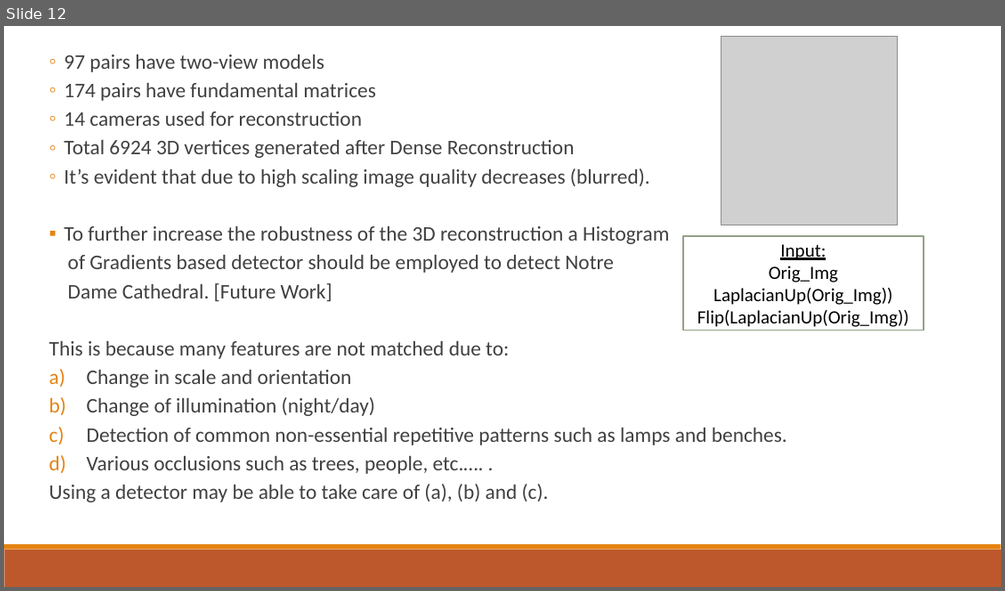
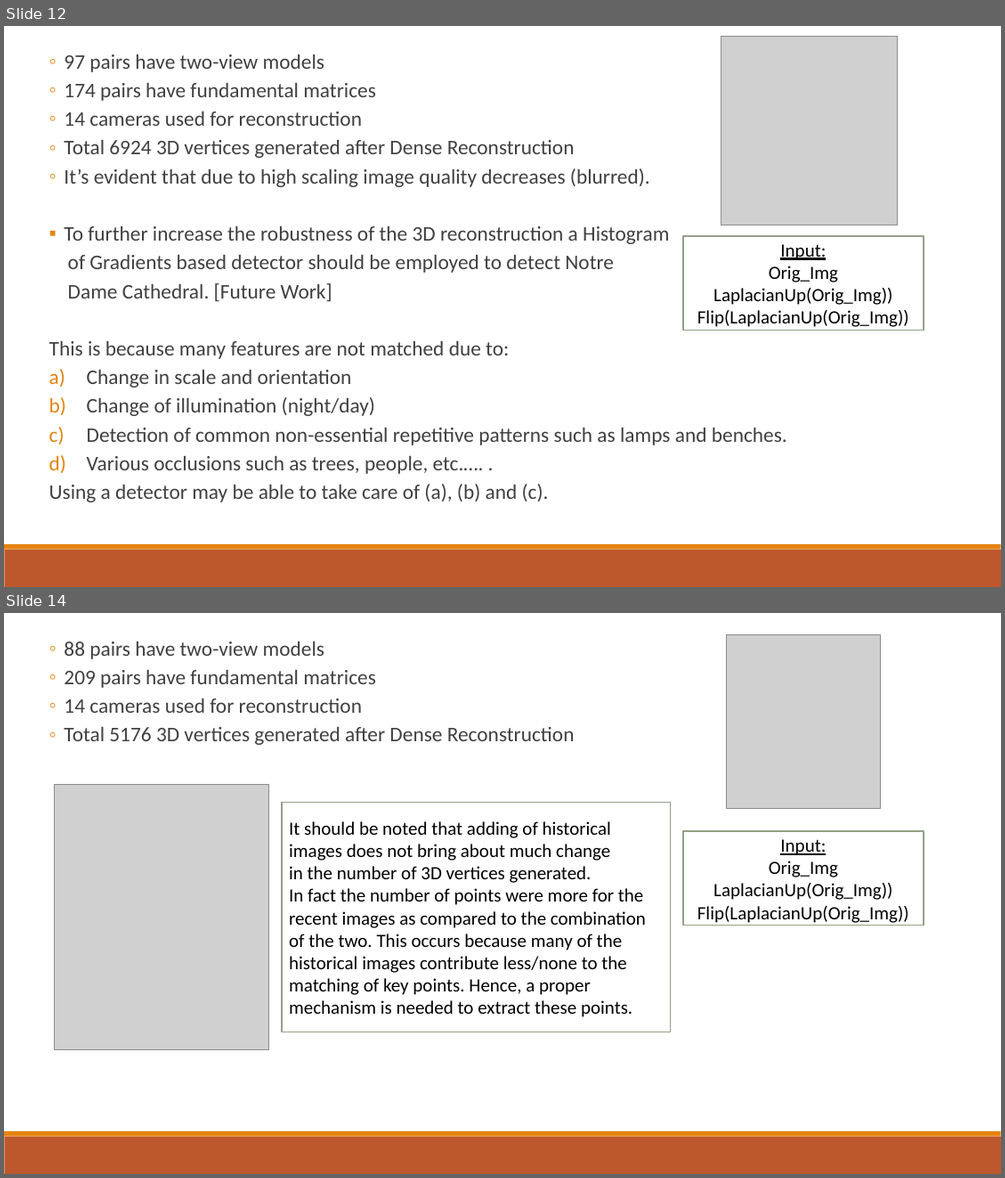
Before and after one commit to anonymous31173/3D-Reconstruction, a slide deck: 3D Reconstruction of Notre Dame Cathedral.pptx. Shown one above the other, each under a label of ours: slide 12 before the commit, slides 12 and 14 after it; the slides between them are not shown. The pictures are 1005x591 and 1005x1178 pixels, drawn with LibreOffice and Linux fonts; fonts in the diff are those of the drawing; grey boxes stand for pictures. Boxes give left, top, right and bottom in pixels: in the first picture for what was removed or moved away, otherwise in the second. Text is boxed around its words. In the diff, an @@ line names an element or a change of style, - is before the commit and + after.

```diff
--- a/3D Reconstruction of Notre Dame Cathedral.pptx
+++ b/3D Reconstruction of Notre Dame Cathedral.pptx
@@ slide 14 added at (4,613,1001,1174), background #FFFFFF; not listed: 2 template elements that a slide beside it also shows @@
@@ picture added at (727,634,881,808) @@
@@ text added at (64,641,574,745), 20 pt, text #404040 @@
+  ◦ 88 pairs have two-view models
+  ◦ 209 pairs have fundamental matrices
+  ◦ 14 cameras used for reconstruction
+  ◦ Total 5176 3D vertices generated after Dense Reconstruction
@@ picture added at (54,784,268,1050) @@
@@ rectangle added at (282,803,671,1032), fill #FFFFFF, outline #94A088 1.25 pt, 18 pt, text #000000 @@
+It should be noted that adding of historical
+images does not bring about much change
+in the number of 3D vertices generated.
+In fact the number of points were more for the
+recent images as compared to the combination of the two. This occurs because many of the historical images contribute less/none to the matching of key points. Hence, a proper mechanism is needed to extract these points.
@@ rectangle added at (683,831,923,925), fill #FFFFFF, outline #94A088 1.25 pt, 18 pt, text #000000 @@
+Input:
+Orig_Img
+LaplacianUp(Orig_Img))
+Flip(LaplacianUp(Orig_Img))
```
Also in this commit, not shown: 5 slides changed, 1 other slide added.
